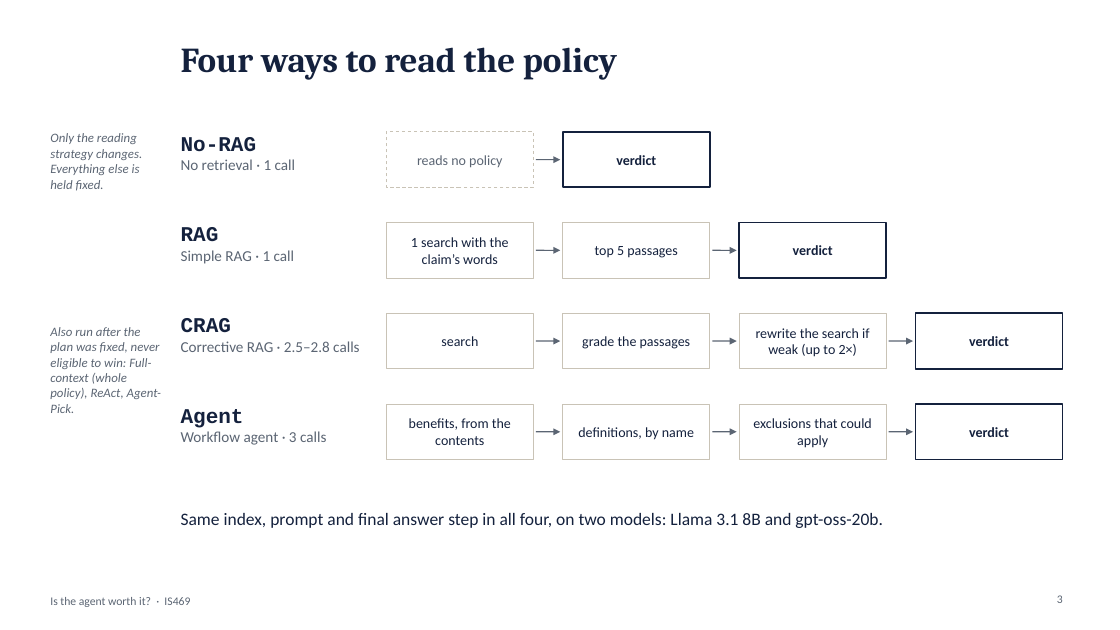
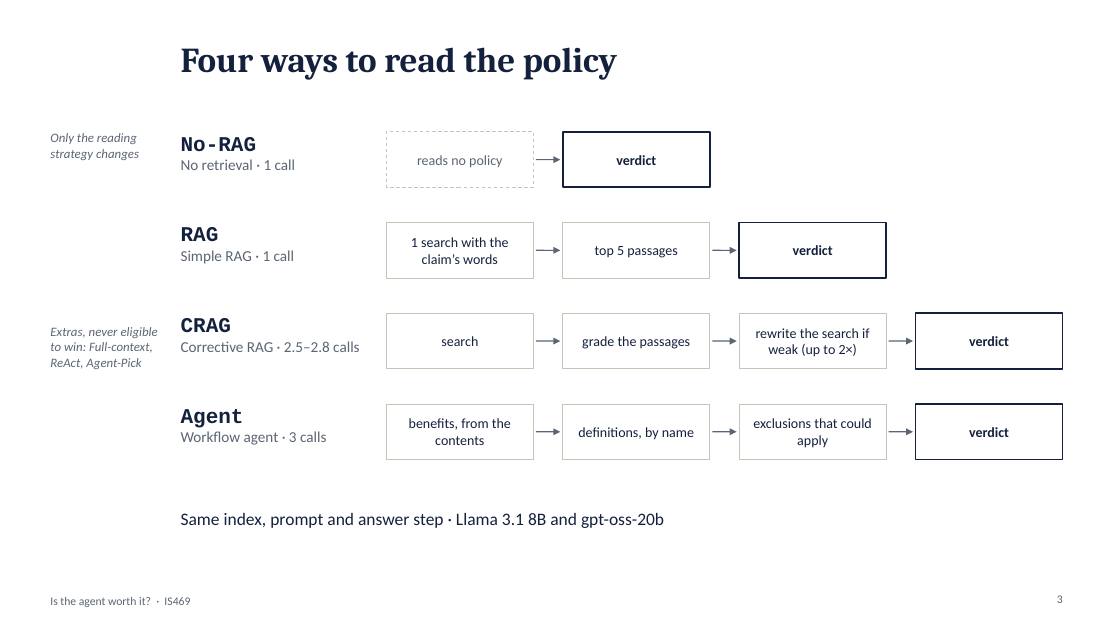
Before and after one commit to yezhan58-oss/insurance_policy_checker-rag, a slide deck: slide 3 of docs/IS469_presentation.pptx. Drawn at 1120x630 pixels with LibreOffice and Linux fonts; fonts in the diff are those of the drawing. Boxes give left, top, right and bottom in pixels: in the first picture for what was removed or moved away, otherwise in the second. Text is boxed around its words. In the diff, an @@ line names an element or a change of style, - is before the commit and + after.

```diff
--- a/docs/IS469_presentation.pptx
+++ b/docs/IS469_presentation.pptx
@@ text at [50,133,139,160]: text changed @@
-Only the reading strategy changes. Everything else is held fixed.
+Only the reading strategy changes
@@ text at [50,327,158,369]: text changed @@
-Also run after the plan was fixed, never eligible to win: Full-context (whole policy), ReAct, Agent-Pick.
+Extras, never eligible to win: Full-context, ReAct, Agent-Pick
@@ text at [181,513,664,528]: text changed @@
-Same index, prompt and final answer step in all four, on two models: Llama 3.1 8B and gpt-oss-20b.
+Same index, prompt and answer step · Llama 3.1 8B and gpt-oss-20b
```
Also in this commit, not shown: 10 other slides changed.
